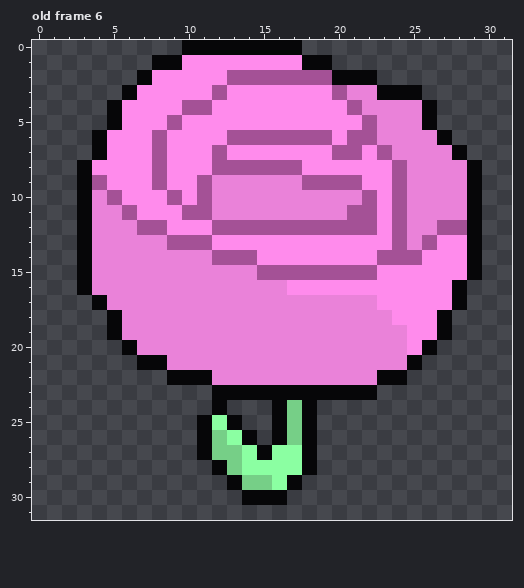
Pixel-art file: assets/sprites/legval/items.ase. The first picture shows the starting point.
32x32 pixels, 24 frames. Colours within 5 levels of each other are drawn and written as one. Shown: old frame 6. The commit also changed other frames, which this record leaves out.
Now the later version:
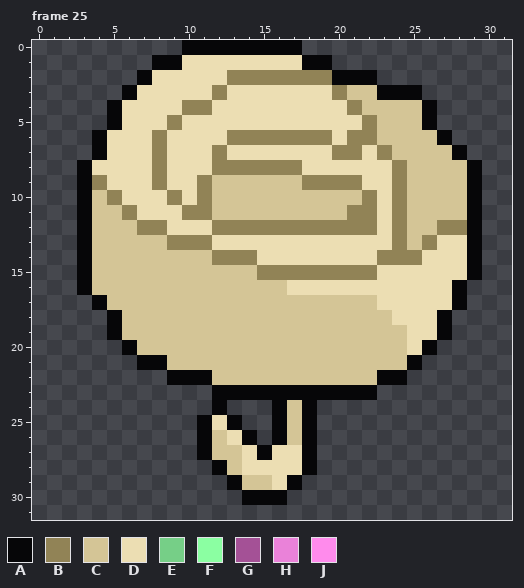
Palette (. is transparent): A #060608  B #918356  C #d4c596  D #ecdeb3  E #76cf87  F #8bffa2  G #a45196  H #ea82d9  J #ff8bec
A new or re-ordered frame is compared with the old frame closest to it.
The edit:
frames 24 -> 27
Changed rows in their new state; - is an unchanged pixel.
Frame 25 is new; against old frame 6:
first column x 4:
 1 ------DDDDDDDD-----------
 2 ----DDDDDBBBBBBB---------
 3 ---DDDDDBDDDDDDDBCC------
 4 --DDDDBBDDDDDDDDDBCCCC---
 5 --DDDBDDDDDDDDDDDDBCCC---
 6 -DDDBDDDDBBBBBBBDBBCCCC--
 7 -DDDBDDDBDDDDDDDBBDBCCCC-
 8 DDDDBDDDBBBBBBDDDDDDBCCCC
 9 BDDDBDDBCCCCCCBBBBDDBCCCC
10 CBDDDBDBCCCCCCCCCCBDBCCCC
11 CCBDDDBBCCCCCCCCCBBDBCCCC
12 CCCBBDDDBBBBBBBBBBBDBCCBB
13 CCCCCBBBDDDDDDDDDDDDBCBDD
14 CCCCCCCCBBBDDDDDDDDBBBDDD
15 CCCCCCCCCCCBBBBBBBBDDDDDD
16 CCCCCCCCCCCCCDDDDDDDDDDD-
17 -CCCCCCCCCCCCCCCCCCDDDDD-
18 --CCCCCCCCCCCCCCCCCCDDD--
19 --CCCCCCCCCCCCCCCCCCCDD--
20 ---CCCCCCCCCCCCCCCCCCD---
21 -----CCCCCCCCCCCCCCCC----
22 --------CCCCCCCCCCC------
24 -------------C-----------
25 --------D----C-----------
26 --------CD---C-----------
27 --------CCD-DD-----------
28 ---------CDDDD-----------
29 ----------CCD------------
